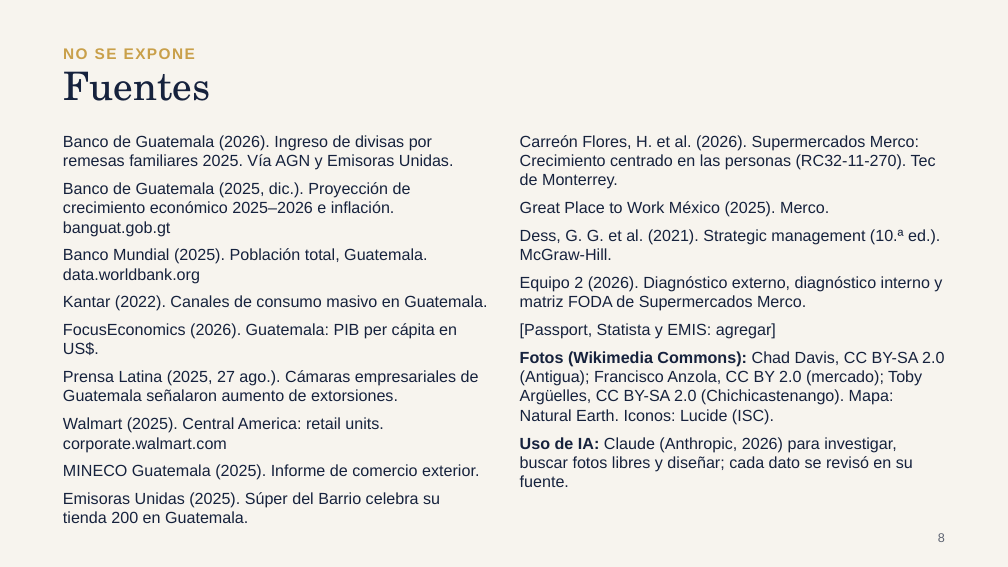
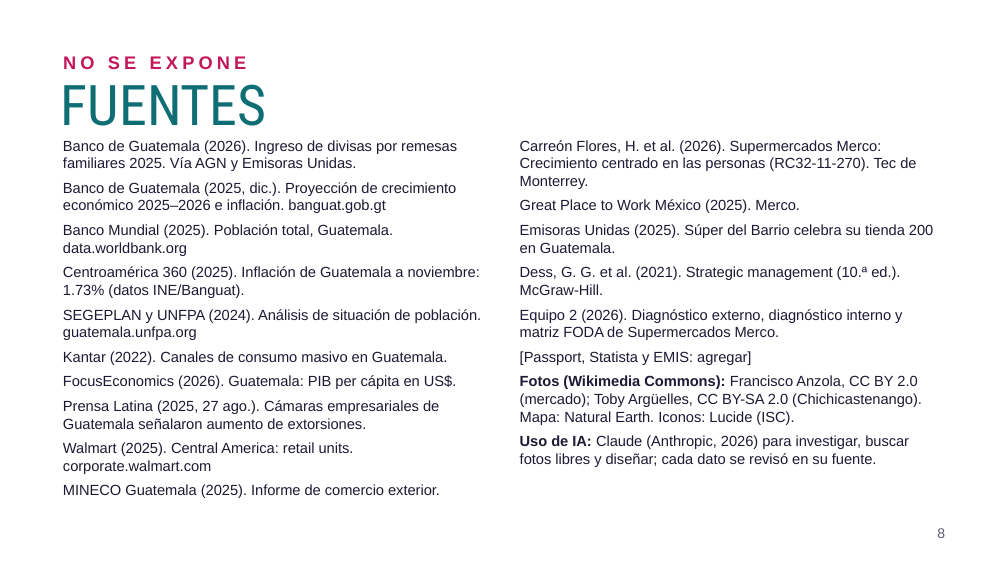
Before and after one commit to samueldejuan/samuel, a slide deck: slide 8 of presentacion/Pitch_Merco_Guatemala.pptx. Drawn at 1008x567 pixels with LibreOffice and Linux fonts; fonts in the diff are those of the drawing; background and template pictures are left out. Boxes give left, top, right and bottom in pixels: in the first picture for what was removed or moved away, otherwise in the second. Text is boxed around its words. In the diff, an @@ line names an element or a change of style, - is before the commit and + after.

```diff
--- a/presentacion/Pitch_Merco_Guatemala.pptx
+++ b/presentacion/Pitch_Merco_Guatemala.pptx
@@ background #F7F4EE to picture (left out) @@
@@ text "NO SE EXPONE" at (x1=63, y1=56, x2=247, y2=69): size 11 to 13 pt, text colour #C9A04A to #C2185B, letter spacing 1 to 3 pt @@
@@ title at (x1=61, y1=84, x2=267, y2=126): text changed; size 28 to 40 pt; font TeX Gyre Schola to Roboto Condensed; text colour #16223D to #0E6E73 @@
-Fuentes
+FUENTES
@@ text at (x1=63, y1=140, x2=457, y2=498): size 11.5 to 10.5 pt, text colour #16223D to #1D1A33 in "Banco de Guatemala (2026). Ingreso de divisas ...", "Banco de Guatemala (2025, dic.). Proyección de ...", "Banco Mundial (2025). Población total, Guatemala. data.world ...", "Kantar (2022). Canales de consumo masivo en ..." and 4 more places; less space between paragraphs @@
@@ text at (x1=520, y1=140, x2=916, y2=467): size 11.5 to 10.5 pt, text colour #16223D to #1D1A33 in "Carreón Flores, H. et al. (2026). Supermercados ...", "Great Place to Work México (2025). Merco.", "Dess, G. G. et al. (2021). Strategic ...", "Equipo 2 (2026). Diagnóstico externo, diagnóstico interno ..." and 2 more places; less space between paragraphs @@
@@ text at (x1=520, y1=224, x2=933, y2=253): paragraph added @@
+Emisoras Unidas (2025). Súper del Barrio celebra su tienda 200 en Guatemala.
@@ text at (x1=63, y1=266, x2=482, y2=340): paragraphs added @@
+Centroamérica 360 (2025). Inflación de Guatemala a noviembre: 1.73% (datos INE/Banguat).
+SEGEPLAN y UNFPA (2024). Análisis de situación de población. guatemala.unfpa.org
@@ text at (x1=520, y1=375, x2=922, y2=425): text changed; size 11.5 to 10.5 pt; text colour #16223D to #1D1A33 @@
-Fotos (Wikimedia Commons): Chad Davis, CC BY-SA 2.0 (Antigua); Francisco Anzola, CC BY 2.0 (mercado); Toby Argüelles, CC BY-SA 2.0 (Chichicastenango). Mapa: Natural Earth. Iconos: Lucide (ISC).
+Fotos (Wikimedia Commons): Francisco Anzola, CC BY 2.0 (mercado); Toby Argüelles, CC BY-SA 2.0 (Chichicastenango). Mapa: Natural Earth. Iconos: Lucide (ISC).
@@ text at (x1=63, y1=492, x2=440, y2=508): paragraph removed @@
-Emisoras Unidas (2025). Súper del Barrio celebra su tienda 200 en Guatemala.
@@ page number at (x1=937, y1=528, x2=945, y2=538): size 9 to 10 pt, text colour #5E6472 to #5E5A6E @@
```
Also in this commit, not shown: 7 other slides changed, 19 other files.
